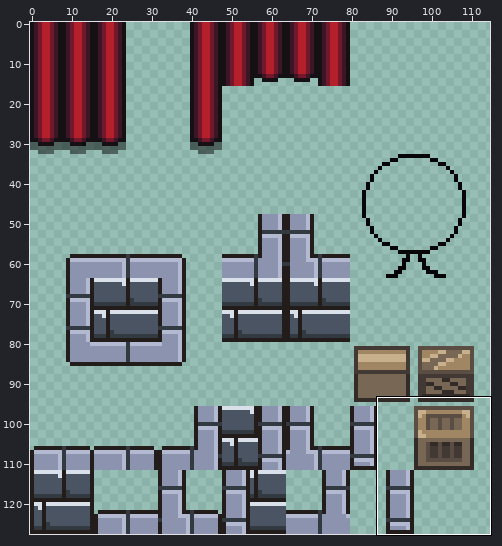
Sprite sheet -- Assets/Art/Pixel Art/Tiles/Stage Props.png. Above: a wide view before the commit, with the close-up outlined.
Close-up. First the earlier version:
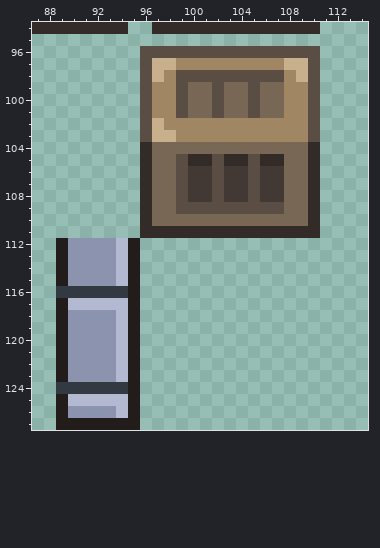
The file is 128x128 pixels. Shown: x 87..114, y 94..127. The wide view leaves out empty margins.
The result:
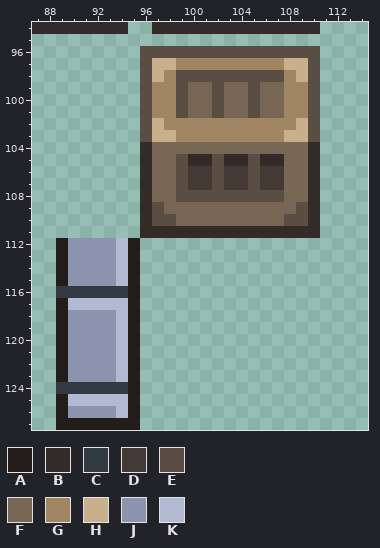
Palette (. is transparent): A #221c1a  B #322b28  C #333941  D #423934  E #5a4e44  F #796755  G #a08662  H #c7b08b  J #8b93af  K #b3b9d1
Difference:
Colour D becomes colour E in row 108 at x 100 to 101, 103 to 104 and 106 to 107.
Colour F becomes colour E in row 109 at x 97 and 109; in row 110 at x 97 to 98 and 108 to 109.
Colour E becomes colour F in row 109 at x 99 to 107.
Colour G becomes colour H in row 102 at x 109; in row 103 at x 108 to 109.
Where, in picture pixels (left, top, right, bottom), the same in both close-ups:
changed: (152, 118, 308, 226)
